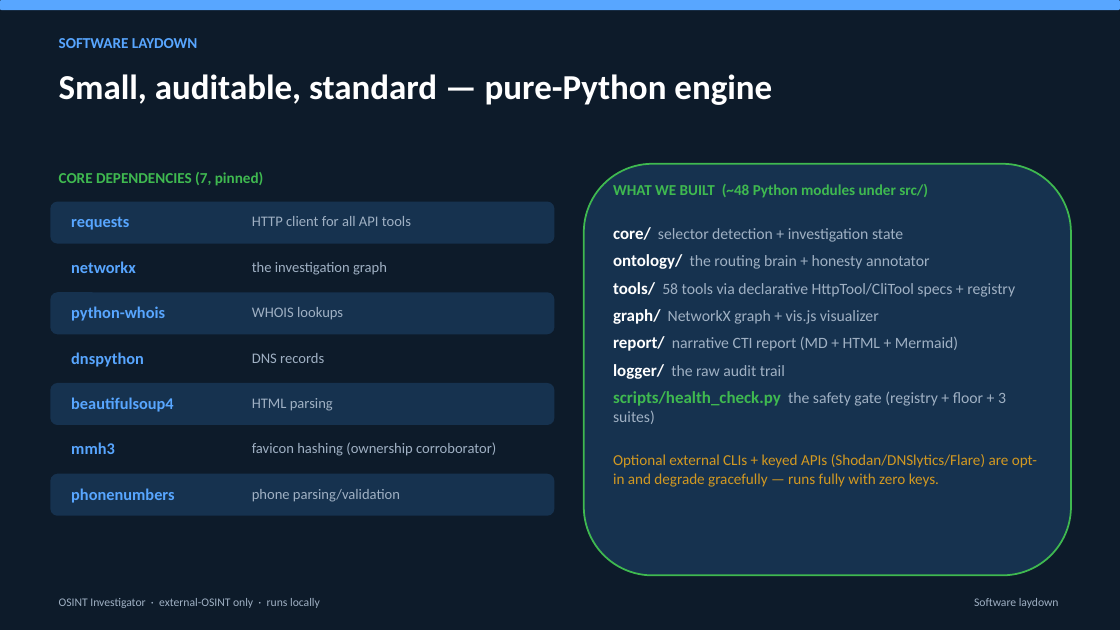
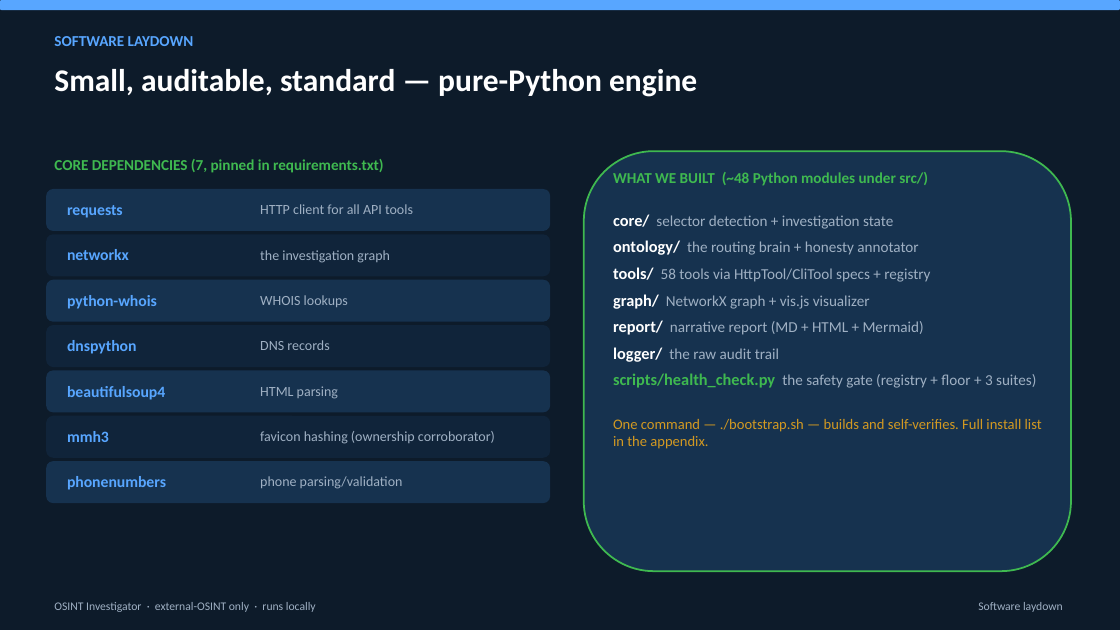
Before and after one commit to cis379/osint-investigator-v3, a slide deck: slide 6 of deck/osint-brief.pptx (slide 5 before the commit). Drawn at 1120x630 pixels with LibreOffice and Linux fonts; fonts in the diff are those of the drawing. Boxes give left, top, right and bottom in pixels: in the first picture for what was removed or moved away, otherwise in the second. Text is boxed around its words. In the diff, an @@ line names an element or a change of style, - is before the commit and + after.

```diff
--- a/deck/osint-brief.pptx
+++ b/deck/osint-brief.pptx
@@ text "SOFTWARE LAYDOWN": place and size @@
-text "SOFTWARE LAYDOWN" at [59,38,198,48]
+text "SOFTWARE LAYDOWN" at [54,36,194,46]
@@ text "Small, auditable, standard — pure-Python ..." at [54,69,697,97]: size 30 to 27 pt @@
@@ text at [54,159,384,173]: text changed @@
-CORE DEPENDENCIES (7, pinned)
+CORE DEPENDENCIES (7, pinned in requirements.txt)
@@ rounded rectangle: place and size @@
-rounded rectangle at [584,164,1071,576]
+rounded rectangle at [584,151,1071,571]
@@ text "WHAT WE BUILT (~48 Python ...": place and size @@
-text "WHAT WE BUILT (~48 Python ..." at [613,184,928,198]
+text "WHAT WE BUILT (~48 Python ..." at [613,172,928,186]
@@ text "requests": place and size @@
-text "requests" at [71,216,129,230]
+text "requests" at [67,205,123,218]
@@ text "HTTP client for all API ...": place and size @@
-text "HTTP client for all API ..." at [252,216,411,226]
+text "HTTP client for all API ..." at [260,204,413,214]
@@ text "core/ selector detection + investigation ...": place and size @@
-text "core/ selector detection + investigation ..." at [613,227,1037,487]
+text "core/ selector detection + investigation ..." at [613,214,1042,449]
@@ text at [613,214,1036,388]: size 14.5 to 14 pt in "core/", "ontology/", "graph/", "logger/" and 1 more places; size 13.5 to 13 pt in "selector detection + investigation state", "the routing brain + honesty annotator", "NetworkX graph + vis.js visualizer", "the raw audit trail" and 1 more places @@
@@ text "networkx": place and size @@
-text "networkx" at [71,261,136,273]
+text "networkx" at [67,249,129,260]
@@ text "the investigation graph": place and size @@
-text "the investigation graph" at [252,262,387,275]
+text "the investigation graph" at [260,250,390,263]
@@ text at [613,267,930,282]: text changed; size 13.5 to 13 pt @@
-tools/ 58 tools via declarative HttpTool/CliTool specs + registry
+tools/ 58 tools via HttpTool/CliTool specs + registry
@@ rounded rectangle: place and size @@
-rounded rectangle at [50,292,555,334]
+rounded rectangle at [46,280,550,322]
@@ size 14 to 13.5 pt in 7 elements at [67,340,137,354], [67,386,165,400], [67,431,109,442], [67,476,166,490], [67,205,123,218], [67,249,129,260], [67,295,157,309] @@
@@ text "python-whois": place and size @@
-text "python-whois" at [71,306,165,321]
+text "python-whois" at [67,295,157,309]
@@ text "WHOIS lookups": place and size @@
-text "WHOIS lookups" at [252,307,343,320]
+text "WHOIS lookups" at [260,295,348,307]
@@ text at [613,320,924,335]: text changed; size 13.5 to 13 pt @@
-report/ narrative CTI report (MD + HTML + Mermaid)
+report/ narrative report (MD + HTML + Mermaid)
@@ text "dnspython": place and size @@
-text "dnspython" at [71,352,144,367]
+text "dnspython" at [67,340,137,354]
@@ text "DNS records": place and size @@
-text "DNS records" at [252,353,324,363]
+text "DNS records" at [260,340,329,350]
@@ rounded rectangle: place and size @@
-rounded rectangle at [50,383,555,425]
+rounded rectangle at [46,371,550,413]
@@ text "beautifulsoup4": place and size @@
-text "beautifulsoup4" at [71,397,174,412]
+text "beautifulsoup4" at [67,386,165,400]
@@ text "HTML parsing": place and size @@
-text "HTML parsing" at [252,398,333,411]
+text "HTML parsing" at [260,386,338,399]
@@ 5 rounded rectangles: place and size @@
-5 rounded rectangles at [50,202,555,516]
+5 rounded rectangles at [46,189,550,503]
@@ fill #0D1B2A to #10243A in 3 elements at [46,234,550,276], [46,325,550,367], [46,416,550,458] @@
@@ text at [613,419,1042,449]: text changed; size 13 to 12.5 pt @@
-Optional external CLIs + keyed APIs (Shodan/DNSlytics/Flare) are opt-in and degrade gracefully — runs fully with zero keys.
+One command — ./bootstrap.sh — builds and self-verifies. Full install list in the appendix.
@@ text "mmh3": place and size @@
-text "mmh3" at [71,442,115,454]
+text "mmh3" at [67,431,109,442]
@@ text "favicon hashing (ownership corroborator)": place and size @@
-text "favicon hashing (ownership corroborator)" at [252,442,496,456]
+text "favicon hashing (ownership corroborator)" at [260,431,495,444]
@@ text "phonenumbers": place and size @@
-text "phonenumbers" at [71,488,174,503]
+text "phonenumbers" at [67,476,166,490]
@@ size 12.5 to 12 pt in 7 elements at [260,204,413,214], [260,250,390,263], [260,295,348,307], [260,340,329,350], [260,386,338,399], [260,431,495,444], [260,476,403,489] @@
@@ text "phone parsing/validation": place and size @@
-text "phone parsing/validation" at [252,489,400,502]
+text "phone parsing/validation" at [260,476,403,489]
@@ text "OSINT Investigator · external-OSINT only ...": place and size @@
-text "OSINT Investigator · external-OSINT only ..." at [59,598,320,608]
+text "OSINT Investigator · external-OSINT only ..." at [54,602,316,612]
@@ text "Software laydown": place and size @@
-text "Software laydown" at [974,598,1059,608]
+text "Software laydown" at [978,602,1063,612]
```
Also in this commit, not shown: 8 other slides changed, 4 slides added, 1 slide removed, 6 other files.
